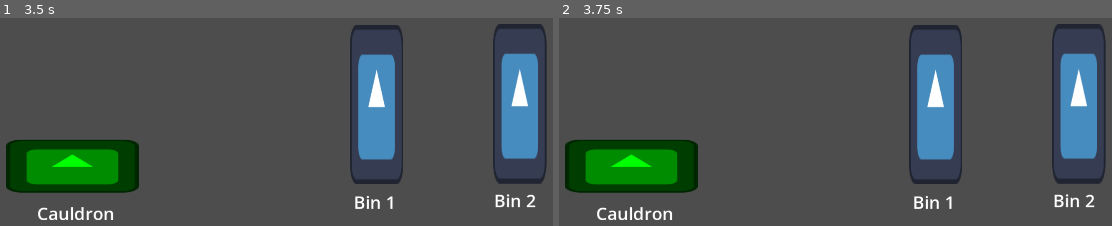
Above: before the commit, frames 1-2 (left to right).
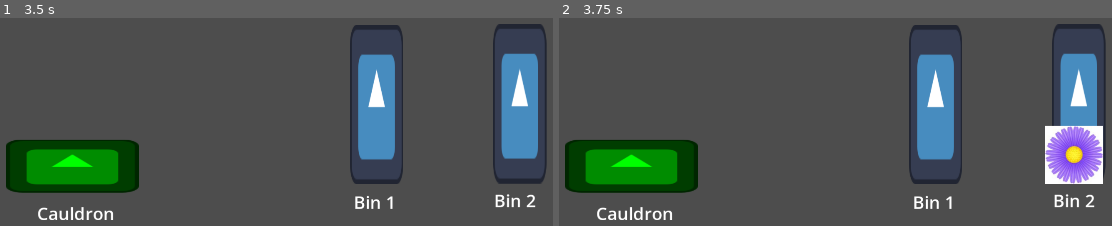
Above: after the commit, the same moments.

Repository: ramble-cu29/witches-brew-cafe
Game: Godot game, scene res://scenes/back_of_house.tscn
Two runs of this game, one before a commit and one after it. Both use one fixed random seed, a clock stepped at 60 frames per second and the inputs below. The engine's default icon, where the game draws it, is replaced by a stand-in: a white triangle on a blue panel in a dark square.
Inputs (mouse positions are in pixels of both pictures, inside the frame that each line leads up to):
- Up to frame 1 (3.5 s): tap Enter at 0.5, 2 s; move the mouse to (453, 65) at 0.52 s; click (453, 65) at 0.67 s; tap Space at 1.25, 2.75 s; move the mouse to (116, 109) at 1.27 s; click (116, 109) at 1.42 s; move the mouse to (outside the picture) at 2.02 s; click (outside the picture) at 2.17 s; move the mouse to (237, 178) at 2.77 s; click (237, 178) at 2.92 s
- Up to frame 2 (3.75 s): tap Enter at 3.5 s; move the mouse to (1073, 155) at 3.52 s; click (1073, 155) at 3.67 s

Frame 1 is identical in both runs. In frame 2, 2.9% of the frame differs, in the area x 87-99%, y 51-80%.
Error before the commit: Parse Error: Expected an expression after "=". (res://scenes/ingredient_bin.gd:13)

Commit message:
Multiple ingredients can now be added to cauldron

Diff:
--- a/globals.gd
+++ b/globals.gd
@@ -2,3 +2,8 @@
 
 var ingredient_exists:bool = false
 var ingredient_type_global:String
+
+const INGREDIENT_LIST: Dictionary = {
+	"leaf": "res://art/leaf.jpg",
+	"flower": "res://art/flower.jpg",
+}
--- a/scenes/back_of_house.gd
+++ b/scenes/back_of_house.gd
@@ -22,7 +22,8 @@
 	add_child(ingredient)
 	Globals.ingredient_exists = true
 	ingredient.global_position = get_viewport().get_mouse_position()
+	ingredient.texture = load(Globals.INGREDIENT_LIST[Globals.ingredient_type_global])
 
 
 func _on_tool_placed() -> void:
-	print("Sprite placed!")
+	print(Globals.ingredient_type_global + " placed!")
--- a/scenes/back_of_house.tscn
+++ b/scenes/back_of_house.tscn
@@ -12,11 +12,11 @@
 
 [node name="IngredientBin" parent="." unique_id=825669269 instance=ExtResource("1_of34b")]
 position = Vector2(1203, 581)
-ingredient_type = "Type 1"
+ingredient_type = "leaf"
 
 [node name="IngredientBin2" parent="." unique_id=109695236 instance=ExtResource("1_of34b")]
 position = Vector2(1547, 579)
-ingredient_type = "Type 2"
+ingredient_type = "flower"
 
 [node name="Tool" parent="." unique_id=555176367 instance=ExtResource("3_2ukpx")]
 position = Vector2(472, 729)
@@ -46,4 +46,5 @@
 text = "Bin 1"
 
 [connection signal="pressed" from="IngredientBin" to="." method="_on_ingredient_bin_pressed"]
+[connection signal="pressed" from="IngredientBin2" to="." method="_on_ingredient_bin_pressed"]
 [connection signal="placed" from="Tool" to="." method="_on_tool_placed"]
--- a/scenes/ingredient.tscn
+++ b/scenes/ingredient.tscn
@@ -4,6 +4,5 @@
 [ext_resource type="Script" uid="uid://c8yfeic4hv76r" path="res://scenes/ingredient.gd" id="2_ssx0k"]
 
 [node name="Ingredient" type="Sprite2D" unique_id=816768367]
-modulate = Color(1, 0, 0, 1)
 texture = ExtResource("1_rcex7")
 script = ExtResource("2_ssx0k")
--- a/scenes/ingredient_bin.gd
+++ b/scenes/ingredient_bin.gd
@@ -1,7 +1,6 @@
 extends Sprite2D
 
 signal pressed
-signal released
 
 @export var ingredient_type: String
 
@@ -9,7 +8,7 @@
 	if event is InputEventMouseButton:
 		if event.button_index == MOUSE_BUTTON_LEFT and event.pressed:
 			if is_pixel_opaque(get_local_mouse_position()):
+				Globals.ingredient_type_global = ingredient_type
 				pressed.emit()
-				ingredient_type =
 		#elif event.button_index == MOUSE_BUTTON_LEFT and event.pressed == false:
 			#released.emit()
--- a/scenes/ingredient_bin.tscn
+++ b/scenes/ingredient_bin.tscn
@@ -7,4 +7,3 @@
 scale = Vector2(1, 3)
 texture = ExtResource("1_u1s5e")
 script = ExtResource("1_fausm")
-ingredient_type = null
Binary file added: art/flower.jpg
Not shown, added: art/flower.jpg.import
Binary file added: art/leaf.jpg
Not shown, added: art/leaf.jpg.import
